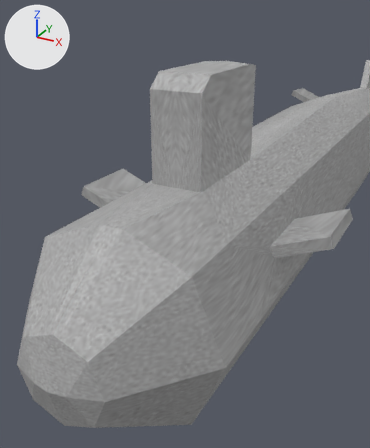
Two versions of the Blender file strategy/data/anim_objs/units/submarine/submarine.blend, one commit apart.
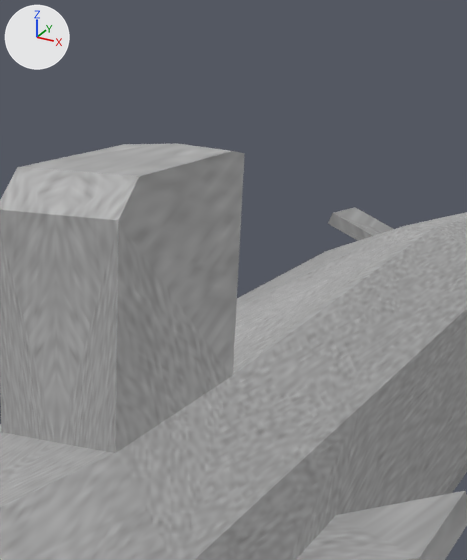
Old and new are each drawn from a 50 mm lens placed at (18.9, -68.3, 21.6), pointed at (1.0, -35.8, 5.3) and again close up on the part from 41% to 95% of the width and 0% to 53% of the height. The axes (+X, +Y, +Z) are drawn at upper left. The lights are the same throughout. The last two pictures show the newer version.

Names of what the first close-up shows: 'body'.
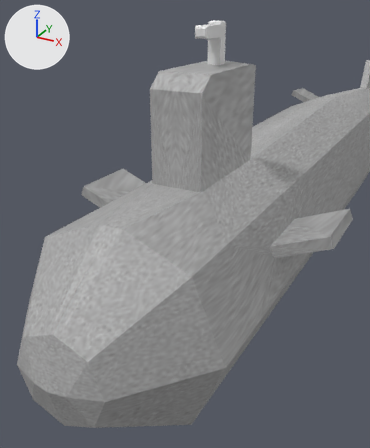
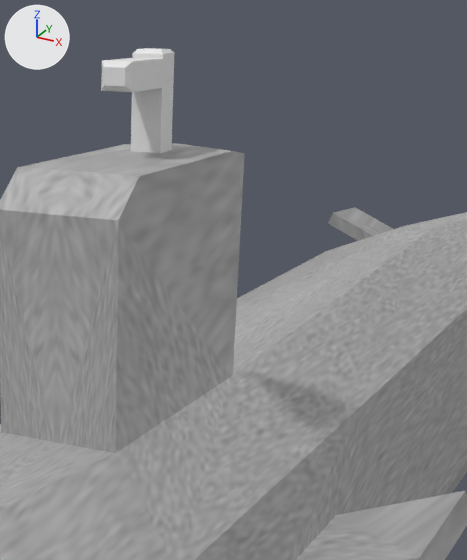
Changed parts and their boxes [x1, y1, x2, y2] in the close-ups (467 x 560 px):
'periscope', added: after [101, 48, 174, 153]

The change in detail:
Mesh me_cube is new.
It has 28 vertices, 27 faces and spans x -0.57..0.57, y -29.8..-26.48, z 16.37..20.02.
Object 'periscope' (ob_periscope) is new; it shows me_cube.
Its location is (0.0, -1.73, 0.0).
